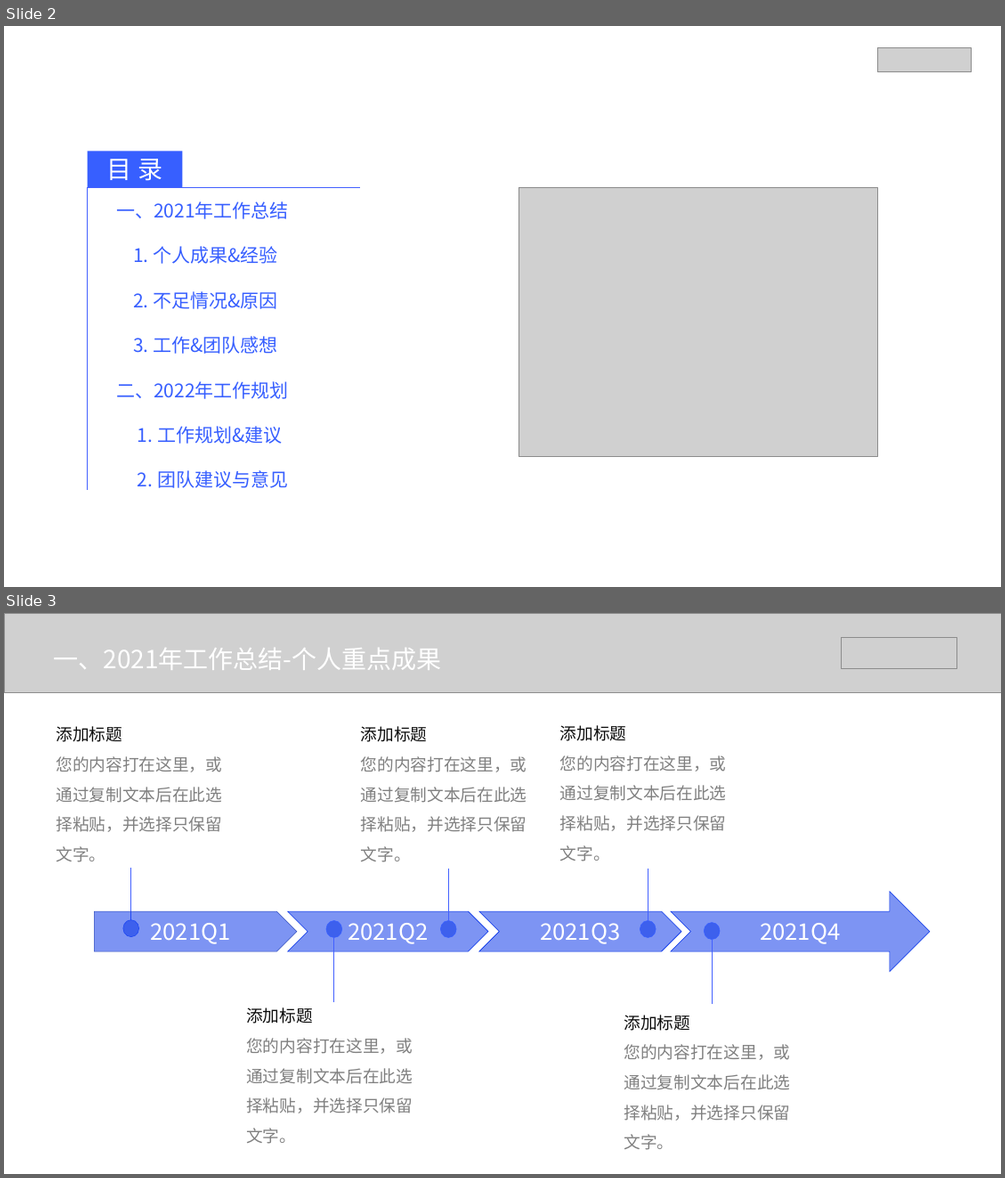
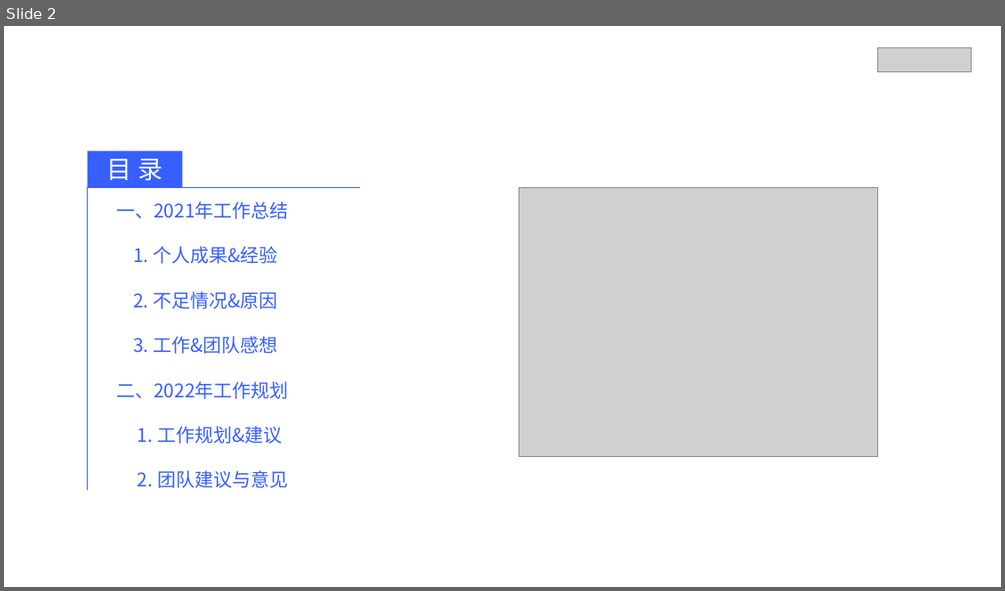
Before and after one commit to lvll-lll/get-get-climbing, a slide deck: doc/v/2021述职/互联网基础平台一部 2021年述职.pptx. Shown one above the other, each under a label of ours: slides 2 and 3 before the commit, slide 2 after it. The pictures are 1005x1178 and 1005x591 pixels, drawn with LibreOffice and Linux fonts; fonts in the diff are those of the drawing; grey boxes stand for pictures; background and template pictures are left out. Boxes give left, top, right and bottom in pixels: in the first picture for what was removed or moved away, otherwise in the second. Text is boxed around its words. In the diff, an @@ line names an element or a change of style, - is before the commit and + after.

```diff
--- a/doc/v/2021述职/互联网基础平台一部 2021年述职.pptx
+++ b/doc/v/2021述职/互联网基础平台一部 2021年述职.pptx
@@ slide 3 removed at [4, 613, 1001, 1174], background #FFFFFF @@
@@ picture removed at [4, 613, 1001, 692] @@
@@ picture removed at [841, 638, 957, 668] @@
@@ text removed at [54, 648, 442, 670] @@
-一、2021年工作总结-个人重点成果
@@ text removed at [57, 726, 223, 862] @@
-添加标题
-您的内容打在这里，或通过复制文本后在此选择粘贴，并选择只保留文字。
@@ text removed at [361, 726, 527, 862] @@
-添加标题
-您的内容打在这里，或通过复制文本后在此选择粘贴，并选择只保留文字。
@@ text removed at [560, 725, 727, 861] @@
-添加标题
-您的内容打在这里，或通过复制文本后在此选择粘贴，并选择只保留文字。
@@ line removed from (131, 868) to (131, 920) @@
@@ line removed from (449, 868) to (449, 921) @@
@@ line removed from (647, 868) to (647, 921) @@
@@ notched right arrow removed at [671, 892, 930, 971] @@
-2021Q4
@@ pentagon arrow removed at [94, 911, 297, 951] @@
-2021Q1
@@ ellipse removed at [123, 920, 139, 937] @@
@@ chevron removed at [288, 911, 488, 951] @@
-2021Q2
@@ ellipse removed at [326, 921, 342, 938] @@
@@ ellipse removed at [440, 921, 456, 938] @@
@@ chevron removed at [479, 911, 681, 951] @@
-2021Q3
@@ ellipse removed at [640, 921, 655, 938] @@
@@ ellipse removed at [704, 923, 720, 940] @@
@@ line removed from (334, 1002) to (334, 938) @@
@@ line removed from (712, 1004) to (712, 940) @@
@@ text removed at [246, 1007, 413, 1143] @@
-添加标题
-您的内容打在这里，或通过复制文本后在此选择粘贴，并选择只保留文字。
@@ text removed at [624, 1014, 791, 1150] @@
-添加标题
-您的内容打在这里，或通过复制文本后在此选择粘贴，并选择只保留文字。
```
Also in this commit, not shown: 7 slides changed, 5 slides added, 2 other slides removed, 11 other files.
